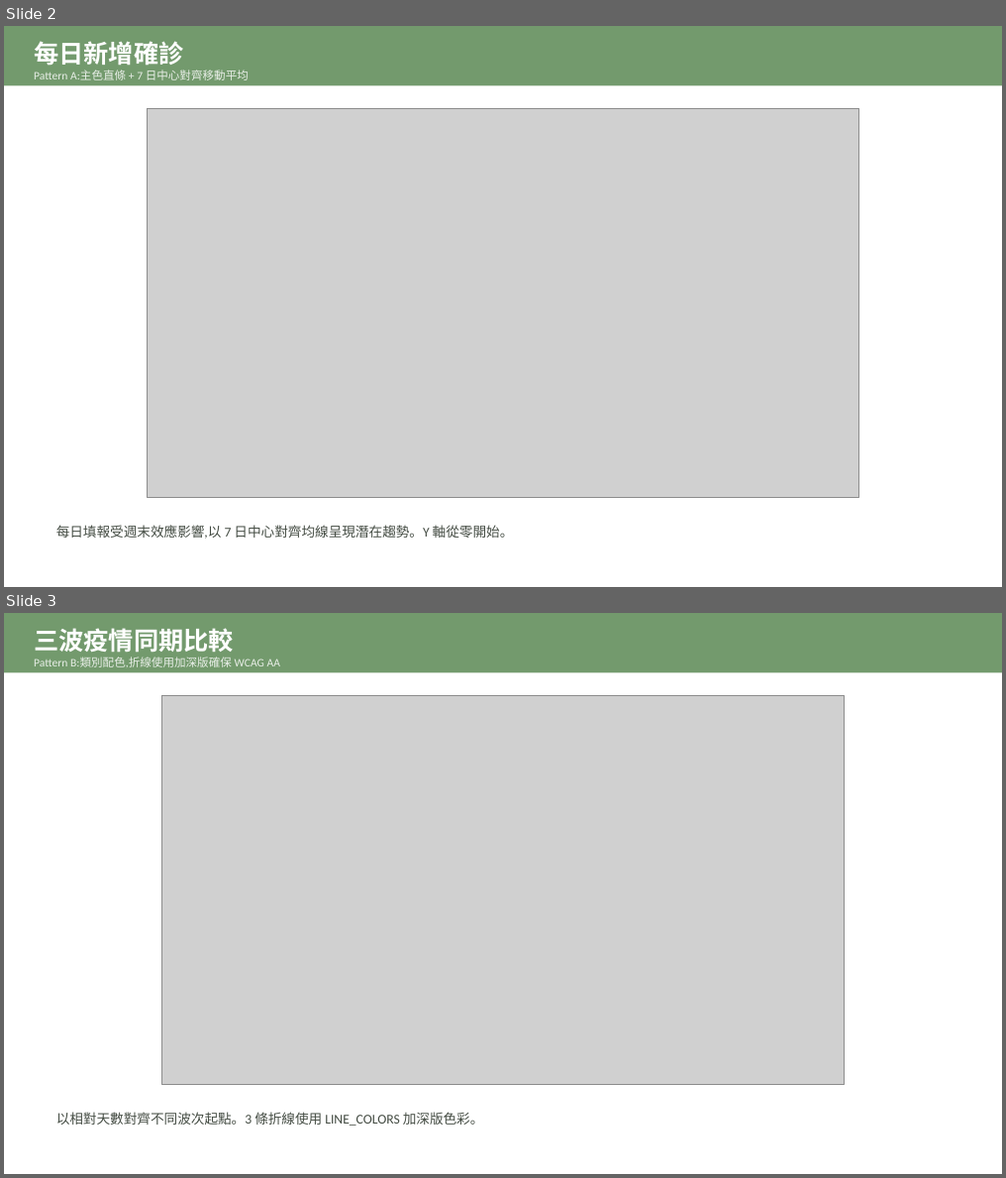
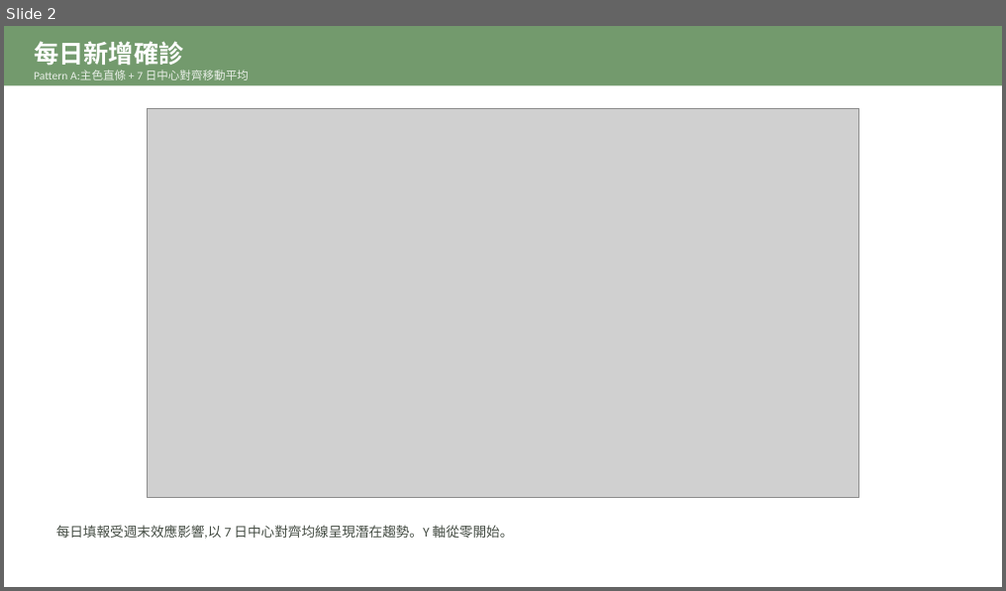
Before and after one commit to drhao/epi-dataviz-styleguide, a slide deck: resources/office-templates/epidemic-report-template.pptx. Shown one above the other, each under a label of ours: slides 2 and 3 before the commit, slide 2 after it. The pictures are 1006x1178 and 1006x591 pixels, drawn with LibreOffice and Linux fonts; fonts in the diff are those of the drawing; grey boxes stand for pictures. Boxes give left, top, right and bottom in pixels: in the first picture for what was removed or moved away, otherwise in the second. Text is boxed around its words. In the diff, an @@ line names an element or a change of style, - is before the commit and + after.

```diff
--- a/resources/office-templates/epidemic-report-template.pptx
+++ b/resources/office-templates/epidemic-report-template.pptx
@@ slide 3 removed at [4,613,1002,1174], background #FFFFFF @@
@@ rectangle removed at [4,613,1002,672] @@
@@ text removed at [34,628,280,667] @@
-三波疫情同期比較
-Pattern B:類別配色,折線使用加深版確保 WCAG AA
@@ picture removed at [162,695,845,1084] @@
@@ text removed at [56,1112,484,1126] @@
-以相對天數對齊不同波次起點。3 條折線使用 LINE_COLORS 加深版色彩。
```
Also in this commit, not shown: 1 slide added, 8 other files.
